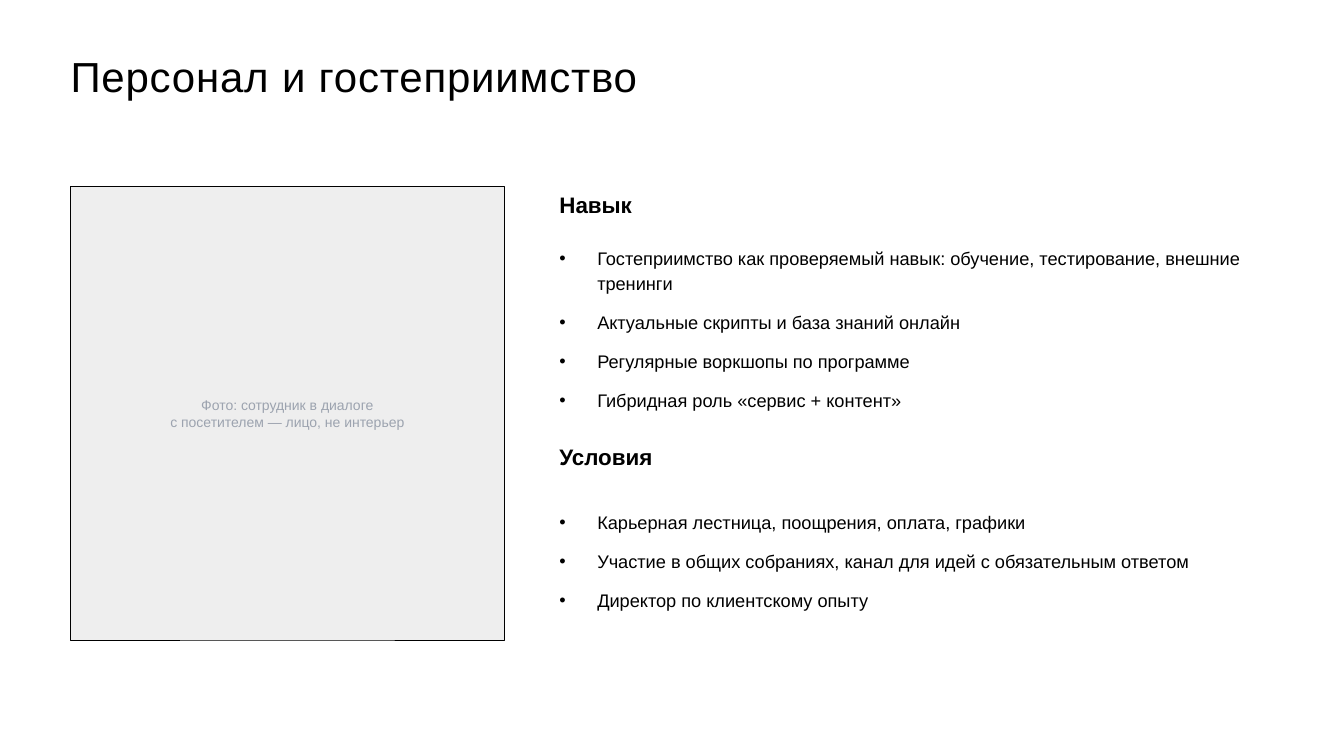
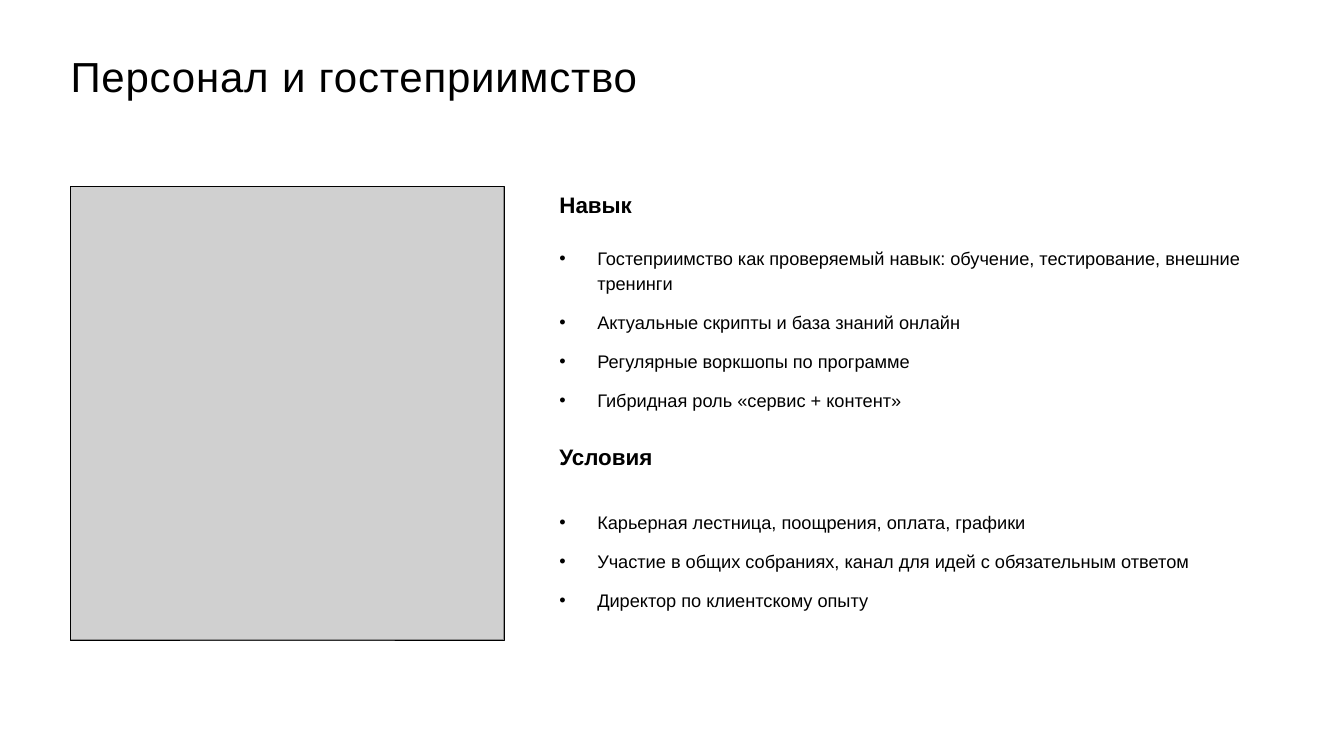
Before and after one commit to skrasin/ges-2, a slide deck: slide 8 of docs/strategy/ges2-service-cx-proposal.pptx. Drawn at 1344x756 pixels with LibreOffice and Linux fonts; fonts in the diff are those of the drawing; grey boxes stand for pictures. Boxes give left, top, right and bottom in pixels: in the first picture for what was removed or moved away, otherwise in the second. Text is boxed around its words. In the diff, an @@ line names an element or a change of style, - is before the commit and + after.

```diff
--- a/docs/strategy/ges2-service-cx-proposal.pptx
+++ b/docs/strategy/ges2-service-cx-proposal.pptx
@@ rectangle at (71,187,504,640): fill #EEEEEE to none @@
@@ picture added at (71,187,504,640) @@
@@ text removed at (170,400,404,430) @@
-Фото: сотрудник в диалоге
-с посетителем — лицо, не интерьер
```
Also in this commit, not shown: 6 other slides changed, 9 other files.
